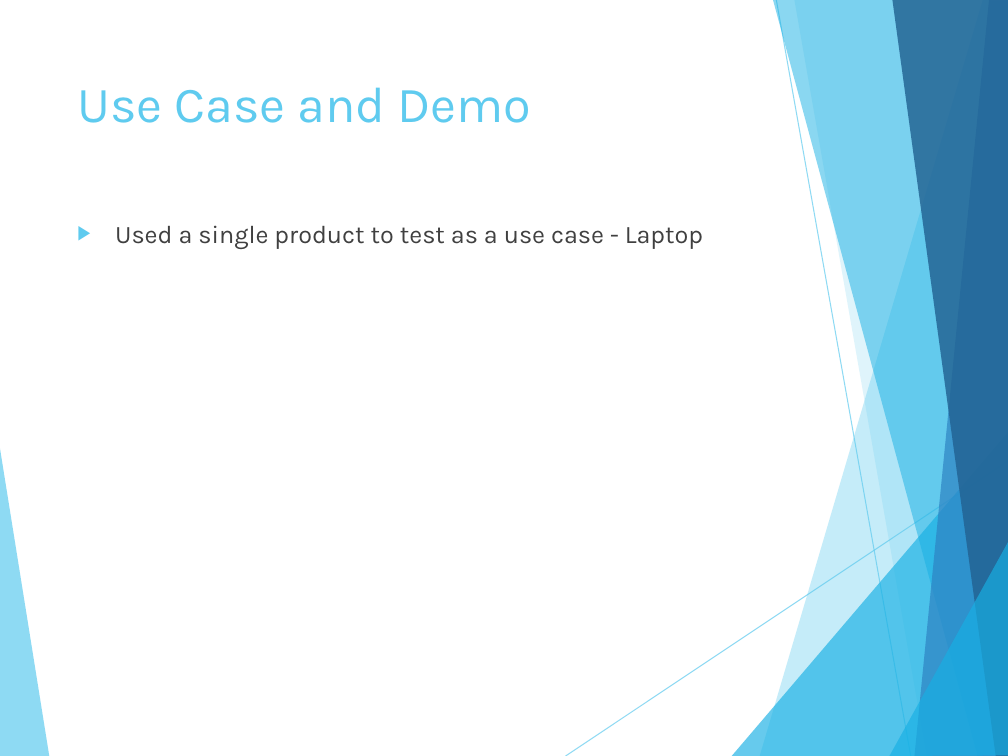
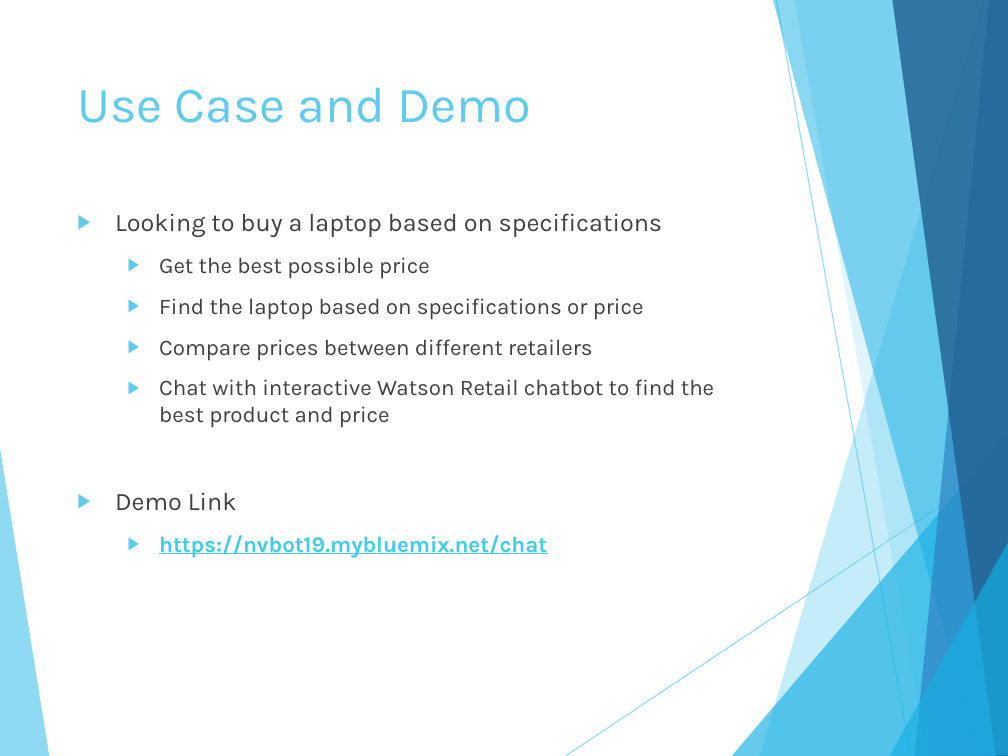
Before and after one commit to vigneshniyer/FinishLine-ShoppingBot, a slide deck: slide 7 of IBM_Finish_Line.pptx (slide 6 before the commit). Drawn at 1008x756 pixels with LibreOffice and Linux fonts; fonts in the diff are those of the drawing. Boxes give left, top, right and bottom in pixels: in the first picture for what was removed or moved away, otherwise in the second. Text is boxed around its words. In the diff, an @@ line names an element or a change of style, - is before the commit and + after.

```diff
--- a/IBM_Finish_Line.pptx
+++ b/IBM_Finish_Line.pptx
@@ text at (115, 213, 714, 558): text changed; size 18 to 16 pt @@
-▶ Used a single product to test as a use case - Laptop
+▶ Looking to buy a laptop based on specifications
+  ▶ Get the best possible price
+  ▶ Find the laptop based on specifications or price
+  ▶ Compare prices between different retailers
+  ▶ Chat with interactive Watson Retail chatbot to find the best product and price
+▶ Demo Link
+  ▶ https://nvbot19.mybluemix.net/chat
```
Also in this commit, not shown: 1 other slide changed, 3 slides added, 1 slide removed.
